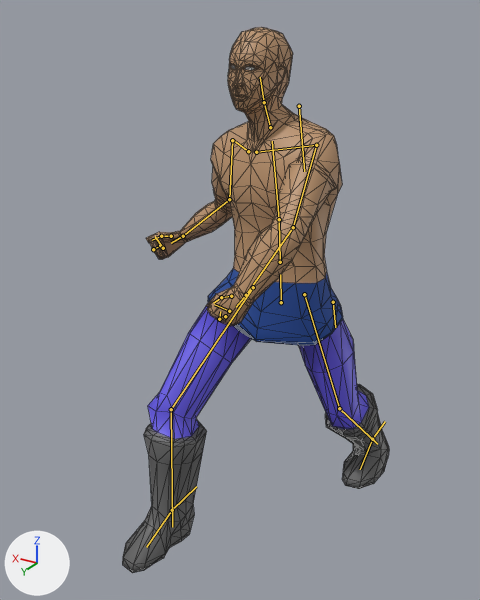
One commit to the glTF model assets/characters/humanoid-armature.glb: the scene before it, then after it.
One viewpoint serves both versions: a 50 mm camera at (-0.869, 1.642, 1.543) aimed at (0.084, 0.055, 0.749). The lights are fixed; the arrows at lower left show +X, +Y and +Z. The older version comes first. Both versions are drawn at frame 18 of the action 'SlashHorizontal'; the numbers are the values there. The bones that change, and the others that lie on the model, are drawn over the model as lines. Mesh edges are drawn as thin lines.

The first picture shows 'HumanMaleForm'.
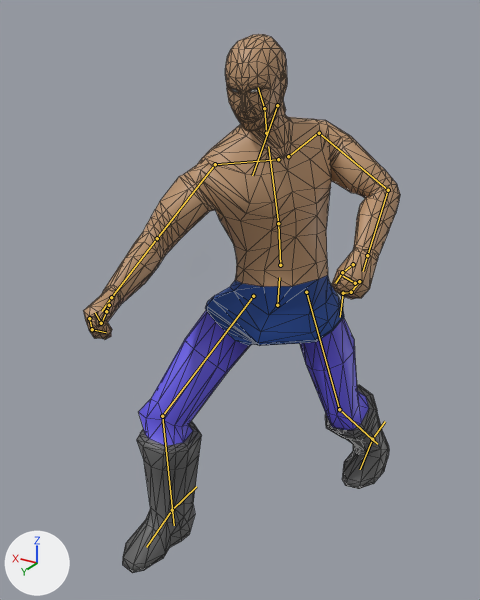
Location of each change, (x1, y1, x2, y2) in pixels of the pictures (480 x 600 px):
'HumanMaleForm', posed (18% wider): before (122, 27, 389, 573); after (84, 34, 400, 573)
bone 'hips', root to tip: before (281, 302) to (280, 274); after (277, 305) to (279, 277)
bone 'spine', root to tip: before (280, 262) to (279, 219); after (280, 265) to (278, 223)
bone 'ribs', root to tip: before (279, 219) to (272, 141); after (278, 223) to (268, 146)
bone 'head', root to tip: before (264, 102) to (260, 77); after (264, 108) to (258, 87)
bone 'upper_arm.L', root to tip: before (316, 145) to (293, 227); after (319, 133) to (388, 190)
bone 'forearm.L', root to tip: before (293, 227) to (246, 295); after (388, 190) to (367, 255)
bone 'hand.L', root to tip: before (246, 295) to (236, 307); after (367, 255) to (363, 271)
bone 'upper_arm.R', root to tip: before (232, 140) to (229, 199); after (215, 164) to (157, 238)
bone 'forearm.R', root to tip: before (229, 199) to (183, 236); after (157, 238) to (111, 297)
bone 'hand.R', root to tip: before (183, 236) to (171, 243); after (111, 297) to (102, 311)
bone 'thigh.L', root to tip: before (304, 294) to (339, 408); after (306, 292) to (339, 409)
bone 'shin.L', root to tip: before (339, 408) to (377, 444); after (339, 409) to (377, 444)
bone 'thigh.R', root to tip: before (253, 287) to (171, 409); after (253, 296) to (162, 416)
bone 'shin.R', root to tip: before (171, 409) to (172, 527); after (162, 416) to (174, 525)

What changed in the scene script:
```text
Change bone_hips:
    where bone_hips = bpy.data.objects['HumanoidArmature'].pose.bones['hips']
    bone_hips.location: (-0.004, -0.125, 0.011) -> (-0.004, -0.12, 0.034)
    bone_hips.rotation_quaternion: (0.994, -0.008, 0.1, -0.028) -> (0.939, 0.006, 0.337, -0.07)  # degrees (-1, 11, -3) -> degrees (-3, 39, -10)
Change bone_spine:
    where bone_spine = bpy.data.objects['HumanoidArmature'].pose.bones['spine']  # child of 'hips'
    bone_spine.rotation_quaternion: (0.992, -0.022, -0.114, 0.03) -> (0.989, -0.024, 0.143, 0.032)  # degrees (-3, -13, 4) -> degrees (-2, 16, 3)
Change bone_ribs:
    where bone_ribs = bpy.data.objects['HumanoidArmature'].pose.bones['ribs']  # child of 'spine'
    bone_ribs.rotation_quaternion: (0.987, 0.102, -0.122, 0.023) -> (0.994, 0.097, 0.002, 0.044)  # degrees (12, -14, 1) -> degrees (11, 0, 5)
Change bone_head:
    where bone_head = bpy.data.objects['HumanoidArmature'].pose.bones['head']  # child of 'neck'
    bone_head.rotation_quaternion: (0.934, -0.173, 0.255, -0.172) -> (0.98, -0.056, -0.173, 0.079)  # degrees (-27, 25, -27) -> degrees (-8, -19, 11)
Change bone_upper_arm_l:
    where bone_upper_arm_l = bpy.data.objects['HumanoidArmature'].pose.bones['upper_arm.L']  # child of 'shoulder.L'
    bone_upper_arm_l.rotation_quaternion: (0.744, 0.555, 0.373, -0.002) -> (0.844, 0.473, 0.252, -0.015)  # degrees (83, 34, 30) -> degrees (62, 26, 14)
Change bone_forearm_l:
    where bone_forearm_l = bpy.data.objects['HumanoidArmature'].pose.bones['forearm.L']  # child of 'upper_arm.L'
    bone_forearm_l.rotation_quaternion: (0.924, 0.192, -0.298, 0.139) -> (0.877, 0.231, -0.078, 0.414)  # degrees (20, -37, 10) -> degrees (21, -19, 47)
Change bone_hand_l:
    where bone_hand_l = bpy.data.objects['HumanoidArmature'].pose.bones['hand.L']  # child of 'forearm.L'
    bone_hand_l.rotation_quaternion: (0.972, 0.082, -0.217, 0.028) -> (0.999, 0.0, 0.0, -0.035)  # degrees (9, -25, 1) -> degrees (0, 0, -4)
Change bone_upper_arm_r:
    where bone_upper_arm_r = bpy.data.objects['HumanoidArmature'].pose.bones['upper_arm.R']  # child of 'shoulder.R'
    bone_upper_arm_r.rotation_quaternion: (0.97, -0.026, 0.003, 0.237) -> (0.826, 0.022, 0.555, 0.089)  # degrees (-3, 1, 27) -> degrees (19, 66, 25)
Change bone_forearm_r:
    where bone_forearm_r = bpy.data.objects['HumanoidArmature'].pose.bones['forearm.R']  # child of 'upper_arm.R'
    bone_forearm_r.rotation_quaternion: (0.955, -0.183, -0.031, -0.227) -> (0.974, 0.174, -0.022, -0.142)  # degrees (-20, -8, -25) -> degrees (20, 0, -17)
Change bone_hand_r:
    where bone_hand_r = bpy.data.objects['HumanoidArmature'].pose.bones['hand.R']  # child of 'forearm.R'
    bone_hand_r.rotation_quaternion: (0.781, 0.153, 0.563, -0.222) -> (0.999, 0.011, 0.041, -0.016)  # degrees (-2, 71, -33) -> degrees (1, 5, -2)
Change bone_thigh_l:
    where bone_thigh_l = bpy.data.objects['HumanoidArmature'].pose.bones['thigh.L']  # child of 'hips'
    bone_thigh_l.rotation_quaternion: (0.984, 0.135, 0.017, -0.117) -> (0.958, 0.058, 0.26, -0.109)  # degrees (15, 4, -13) -> degrees (4, 31, -12)
Change bone_shin_l:
    where bone_shin_l = bpy.data.objects['HumanoidArmature'].pose.bones['shin.L']  # child of 'thigh.L'
    bone_shin_l.rotation_quaternion: (0.982, 0.188, 0.0, -0.007) -> (0.976, 0.217, 0.0, -0.008)  # degrees (22, 0, -1) -> degrees (25, 0, -1)
Change bone_thigh_r:
    where bone_thigh_r = bpy.data.objects['HumanoidArmature'].pose.bones['thigh.R']  # child of 'hips'
    bone_thigh_r.rotation_quaternion: (0.901, -0.32, 0.279, 0.091) -> (0.785, -0.282, 0.504, 0.223)  # degrees (-39, 34, -1) -> degrees (-33, 67, 9)
Change bone_shin_r:
    where bone_shin_r = bpy.data.objects['HumanoidArmature'].pose.bones['shin.R']  # child of 'thigh.R'
    bone_shin_r.rotation_quaternion: (0.958, 0.286, 0.0, 0.011) -> (0.943, 0.333, 0.0, 0.013)  # degrees (33, 0, 1) -> degrees (39, 0, 1)
```
